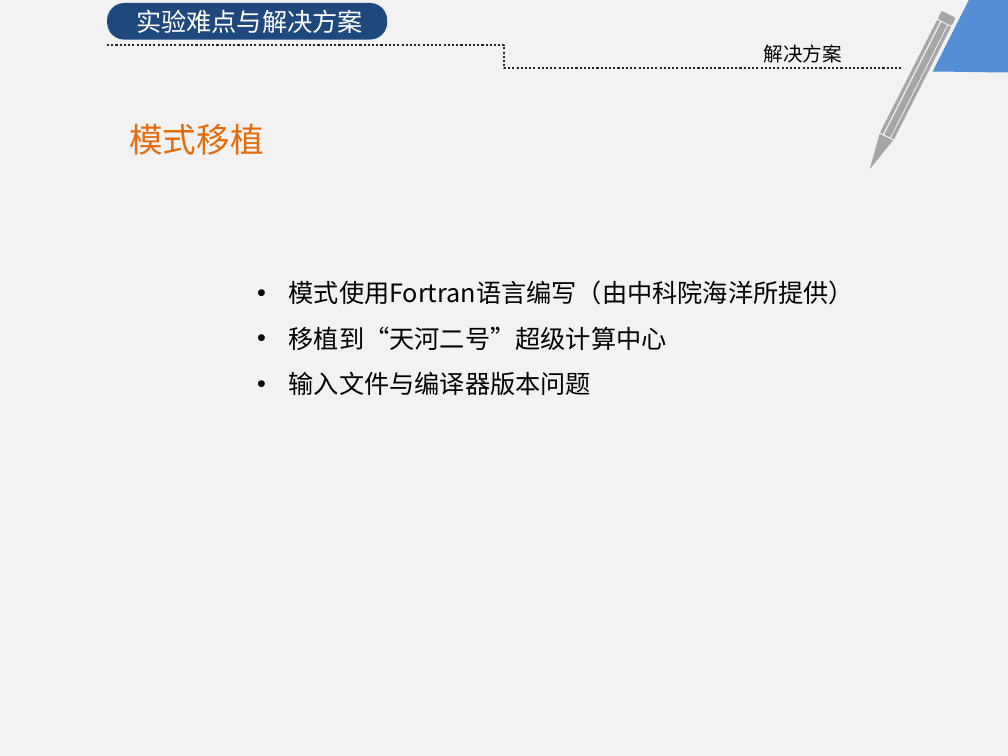
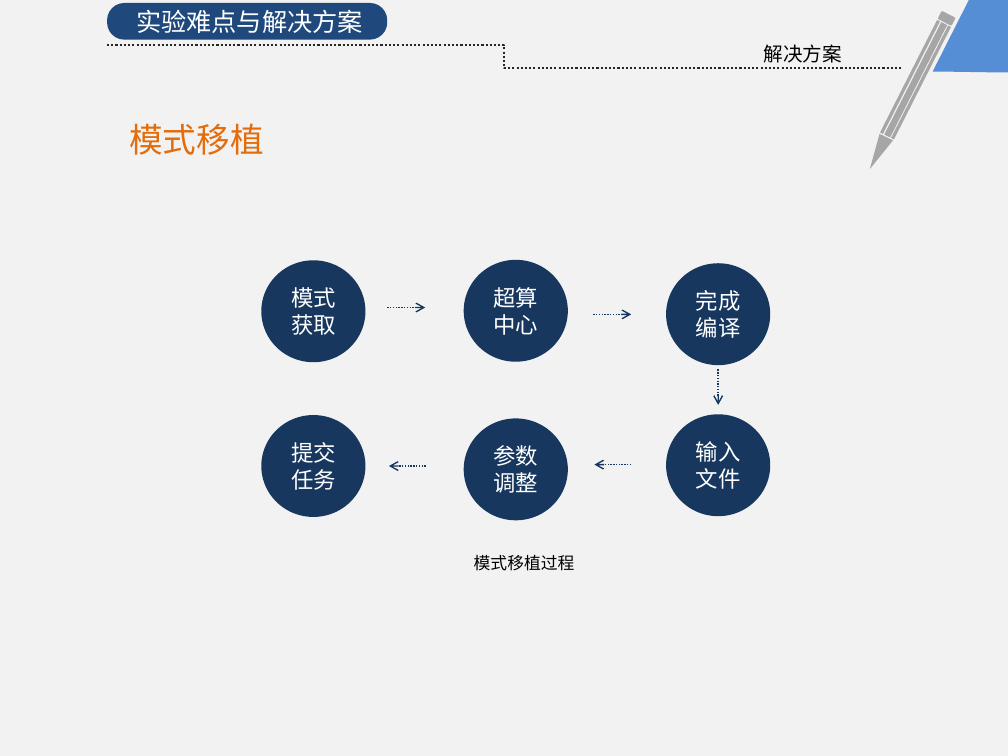
Before and after one commit to KrisCheng/GraduationDesign, a slide deck: slide 9 of FinalPaper/毕业答辩.pptx. Drawn at 1008x756 pixels with LibreOffice and Linux fonts; fonts in the diff are those of the drawing. Boxes give left, top, right and bottom in pixels: in the first picture for what was removed or moved away, otherwise in the second. Text is boxed around its words. In the diff, an @@ line names an element or a change of style, - is before the commit and + after.

```diff
--- a/FinalPaper/毕业答辩.pptx
+++ b/FinalPaper/毕业答辩.pptx
@@ ellipse added at box(261, 260, 365, 362), fill #17375E, 16 pt, text #FFFFFF @@
+模式获取
@@ ellipse added at box(464, 260, 568, 362), fill #17375E, 16 pt, text #FFFFFF @@
+超算中心
@@ ellipse added at box(666, 263, 770, 365), fill #17375E, 16 pt, text #FFFFFF @@
+完成编译
@@ text removed at box(289, 280, 855, 395) @@
-• 模式使用Fortran语言编写（由中科院海洋所提供）
-• 移植到“天河二号”超级计算中心
-• 输入文件与编译器版本问题
@@ arrow added from (387, 307) to (425, 307), #17375E 1 pt dashed @@
@@ arrow added from (594, 314) to (631, 314), #17375E 1 pt dashed @@
@@ arrow added from (718, 370) to (718, 405), #17375E 1 pt dashed @@
@@ ellipse added at box(261, 415, 365, 517), fill #17375E, 16 pt, text #FFFFFF @@
+提交任务
@@ ellipse added at box(464, 418, 568, 520), fill #17375E, 16 pt, text #FFFFFF @@
+参数调整
@@ ellipse added at box(666, 414, 770, 516), fill #17375E, 16 pt, text #FFFFFF @@
+输入文件
@@ text added at box(311, 444, 350, 490), 14 pt, text #F2F2F2 @@
+获取
+模式
@@ arrow added from (425, 466) to (389, 466), #17375E 1 pt dashed @@
@@ arrow added from (631, 465) to (595, 465), #17375E 1 pt dashed @@
@@ text added at box(474, 555, 575, 571), 12 pt, text #000000 @@
+模式移植过程
```
Also in this commit, not shown: 4 other slides changed, 1 other file.
